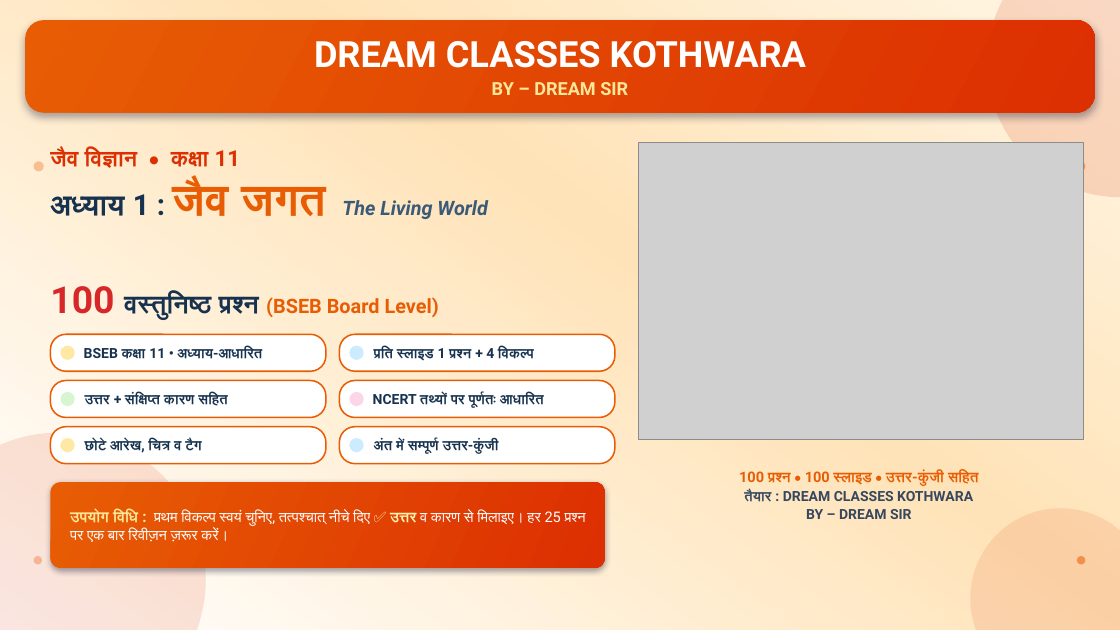
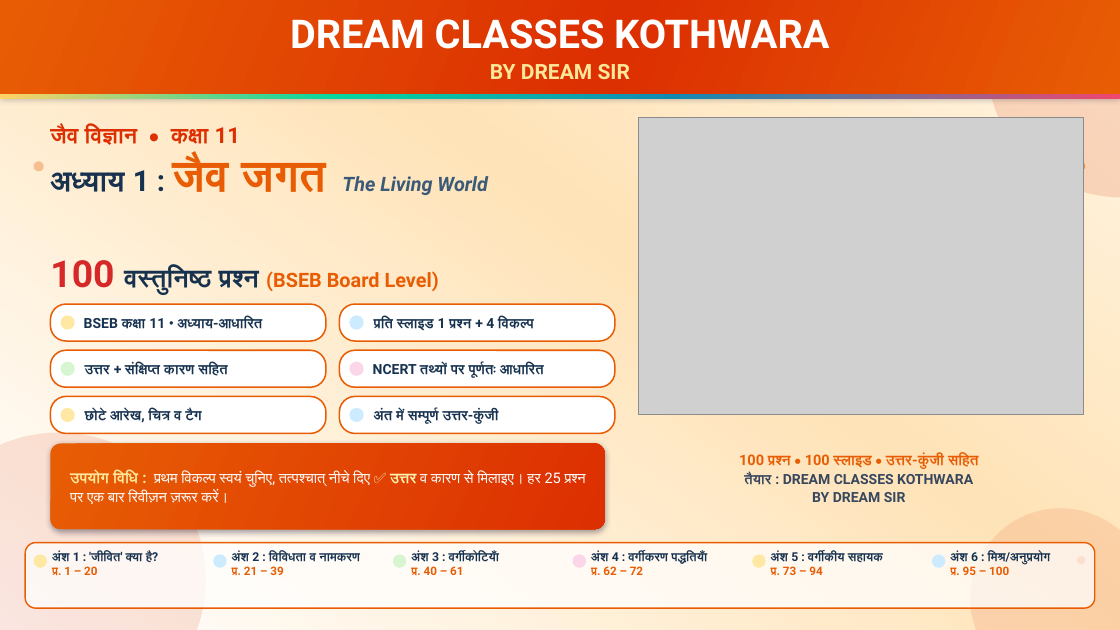
Before and after one commit to funnypawan/ppp, a slide deck: slide 1 of Biology_Ch1_Jaiv_Jagat_100_MCQ_Dream_Classes.pptx. Drawn at 1120x630 pixels with LibreOffice and Linux fonts; fonts in the diff are those of the drawing; grey boxes stand for pictures. Boxes give left, top, right and bottom in pixels: in the first picture for what was removed or moved away, otherwise in the second. Text is boxed around its words. In the diff, an @@ line names an element or a change of style, - is before the commit and + after.

Commit message:
Header: put DREAM CLASSES KOTHWARA + BY DREAM SIR at the very top of every slide
- header() ab full-bleed top banner banata hai (0 → 0.94in), white 30pt bold
  "DREAM CLASSES KOTHWARA" (line 1) aur theek neeche 16.5pt "BY DREAM SIR" (line 2),
  rainbow divider ke saath — sabhi 104 slides par (100 question slides including).
- Title slide banner 0→1.12in (34/18pt) with 2-line block, naya chapter-theme band,
  "100 स्लाइड" chip, topic-wise प्रश्न-रेंज strip; closing slide bhi header() use karta hai.
- Answer-key slides: banner 0→0.86in + alag white title bar, grid ko footer se bachane
  ke liye pitch tighten (chh 0.500 / gap 0.045, footer y=7.08).
- Question slides ko thoda upar shift karke fonts bade: question 23→16pt ladder,
  options 19→14pt ladder, obot 6.40.
- qa.py me naya check: NO-TOP-BANNER / BANNER-LINE1 / BANNER-LINE2 — 104/104 pass.

```diff
--- a/Biology_Ch1_Jaiv_Jagat_100_MCQ_Dream_Classes.pptx
+++ b/Biology_Ch1_Jaiv_Jagat_100_MCQ_Dream_Classes.pptx
@@ rectangle "DREAM CLASSES KOTHWARA": place and size @@
-rectangle "DREAM CLASSES KOTHWARA" at (25, 20, 1095, 113)
+rectangle "DREAM CLASSES KOTHWARA" at (0, 0, 1120, 94)
@@ rectangle "DREAM CLASSES KOTHWARA" at (0, 0, 1120, 94): rounded rectangle to rectangle; shadow changed @@
@@ text in rectangle at (290, 19, 829, 49): size 31 to 34 pt in "DREAM CLASSES KOTHWARA" @@
@@ text in rectangle at (490, 64, 630, 79): text changed; size 15.5 to 18 pt @@
-BY – DREAM SIR
+BY DREAM SIR
@@ rectangle added at (0, 94, 1120, 99), fill gradient #FFD166 to #06D6A0 to #118AB2 to #EF476F @@
@@ 2 texts, 1 picture: place and size @@
-2 texts, 1 picture at (50, 143, 1084, 439)
+2 texts, 1 picture at (50, 118, 1084, 414)
@@ 6 rounded rectangles, 6 ellipses: place and size @@
-6 rounded rectangles, 6 ellipses at (50, 334, 615, 464)
+6 rounded rectangles, 6 ellipses at (50, 304, 615, 434)
@@ rounded rectangle "उपयोग विधि : प्रथम विकल्प ...": place and size @@
-rounded rectangle "उपयोग विधि : प्रथम विकल्प ..." at (50, 482, 605, 568)
+rounded rectangle "उपयोग विधि : प्रथम विकल्प ..." at (50, 444, 605, 529)
@@ text at (739, 454, 979, 502): text changed @@
-100 प्रश्न • 100 स्लाइड • उत्तर-कुंजी सहित
-तैयार : DREAM CLASSES KOTHWARA
-BY – DREAM SIR
+100 प्रश्न • 100 स्लाइड • उत्तर-कुंजी सहित
+तैयार : DREAM CLASSES KOTHWARA
+BY DREAM SIR
@@ rounded rectangle added at (25, 543, 1095, 608), fill #FFFFFF at 72% opacity, outline #E85D04 1.2 pt @@
@@ ellipse added at (34, 555, 47, 568), fill #FFE8A3 @@
@@ text added at (52, 550, 159, 576), 10.5 pt, text #17324F, bold @@
+अंश 1 : 'जीवित' क्या है?
+प्र. 1 – 20
@@ ellipse added at (213, 555, 227, 568), fill #CDEBFF @@
@@ text added at (232, 552, 360, 576), 10.5 pt, text #17324F, bold @@
+अंश 2 : विविधता व नामकरण
+प्र. 21 – 39
@@ ellipse added at (393, 555, 407, 568), fill #D6F5D0 @@
@@ text added at (411, 552, 496, 576), 10.5 pt, text #17324F, bold @@
+अंश 3 : वर्गीकोटियाँ
+प्र. 40 – 61
@@ ellipse added at (573, 555, 586, 568), fill #FBD5E8 @@
@@ text added at (591, 552, 703, 576), 10.5 pt, text #17324F, bold @@
+अंश 4 : वर्गीकरण पद्धतियाँ
+प्र. 62 – 72
@@ ellipse added at (753, 555, 766, 568), fill #FFE8A3 @@
@@ text added at (771, 552, 883, 575), 10.5 pt, text #17324F, bold @@
+अंश 5 : वर्गीकीय सहायक
+प्र. 73 – 94
@@ ellipse added at (932, 555, 945, 568), fill #CDEBFF @@
@@ text added at (950, 552, 1051, 576), 10.5 pt, text #17324F, bold @@
+अंश 6 : मिश्र/अनुप्रयोग
+प्र. 95 – 100
```
Also in this commit, not shown: 103 other slides changed, 3 other files.
